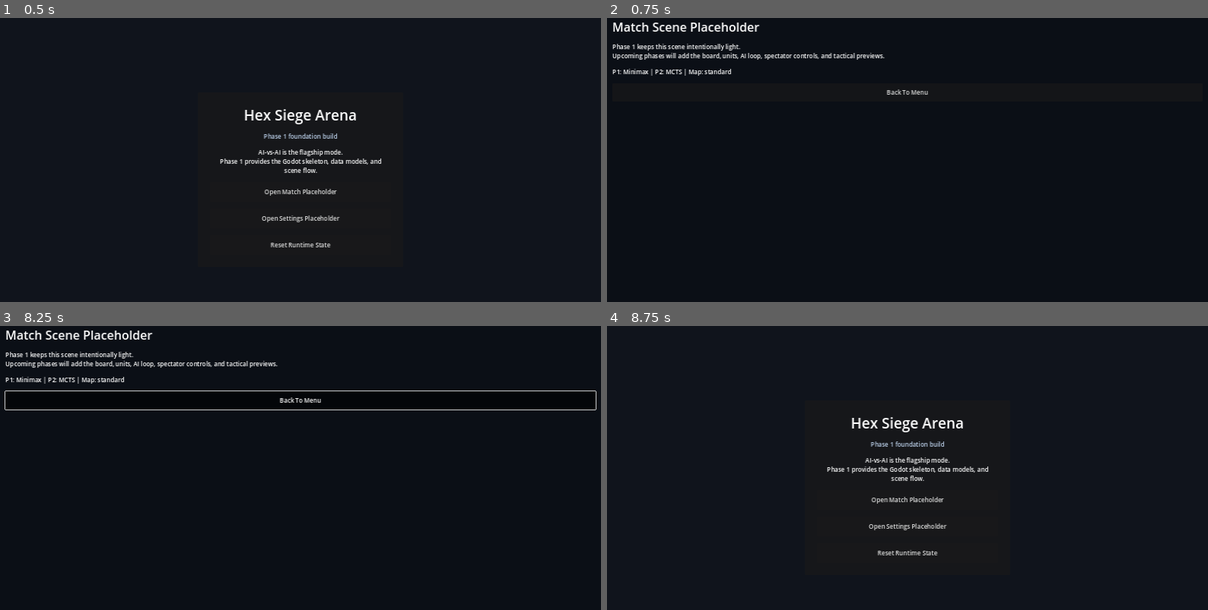
Above: before the commit, frames 1-4 (two rows, left to right).
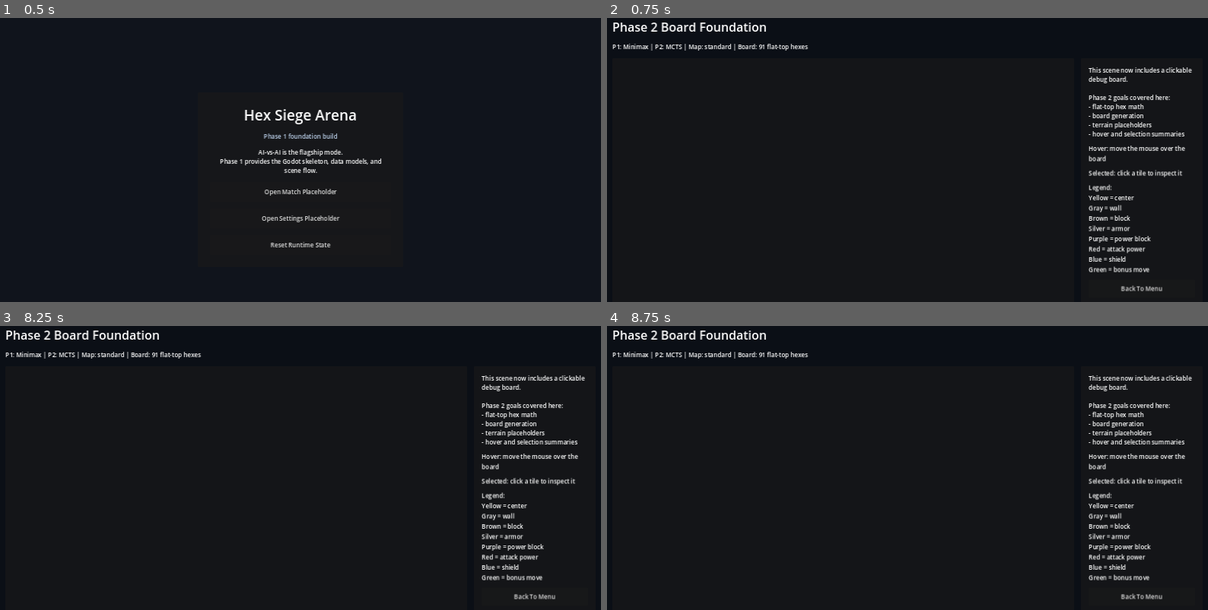
Above: after the commit, the same moments.

Repository: Arvi-Saleque/Hex-Siege-Arena
Game: Godot game, scene res://scenes/boot/boot.tscn
Two runs of this game, one before a commit and one after it. Both use one fixed random seed, a clock stepped at 60 frames per second and the inputs below.
Inputs (mouse positions are in pixels of both pictures, inside the frame that each line leads up to):
- Up to frame 1 (0.5 s): no input
- Up to frame 2 (0.75 s): click "Open Match Placeholder" at 0.5 s
- Up to frame 3 (8.25 s): click "Back To Menu" at 1.25 s; click "Open Match Placeholder" at 2 s; tap A every 0.75 s from 2.75 to 6.5 s; move the mouse to (432, 470) at 2.77 s; click (432, 470) at 2.92 s; move the mouse to (180, 504) at 3.52 s; click (180, 504) at 3.67 s; move the mouse to (360, 411) at 4.27 s; click (360, 411) at 4.42 s; move the mouse to (270, 556) at 5.02 s; click (270, 556) at 5.17 s; move the mouse to (480, 539) at 5.77 s; click (480, 539) at 5.92 s; move the mouse to (120, 436) at 6.52 s; click (120, 436) at 6.67 s; move the mouse to (330, 487) at 7.27 s; click (330, 487) at 7.42 s; move the mouse to (210, 402) at 8.02 s; click (210, 402) at 8.17 s
- Up to frame 4 (8.75 s): no input

Frame 1 is identical in both runs. In frame 2, 4.0% of the frame differs, in the area x 0-98%, y 1-97%; in frame 3, 4.6%, in the area x 0-100%, y 1-97%; in frame 4, 4.5%.
Error after the commit: Parse Error: Cannot infer the type of "vector" variable because the value doesn't have a set type. (res://scripts/core/hex_coord.gd:32)

Commit message:
phase2: add flat-top hex math and board generation

Diff:
--- /dev/null
+++ b/scripts/board/board_debug_view.gd
@@ -0,0 +1,108 @@
+class_name BoardDebugView
+extends Node2D
+
+signal hovered_cell_changed(summary: String)
+signal selected_cell_changed(summary: String)
+
+const COLOR_BY_TYPE := {
+	GameTypes.CellType.EMPTY: Color("232a37"),
+	GameTypes.CellType.CENTER: Color("e7be37"),
+	GameTypes.CellType.WALL: Color("5b6475"),
+	GameTypes.CellType.BLOCK: Color("7a5933"),
+	GameTypes.CellType.ARMOR_BLOCK: Color("a8b0bd"),
+	GameTypes.CellType.POWER_BLOCK: Color("9757c9"),
+	GameTypes.CellType.POWER_ATTACK: Color("e64f67"),
+	GameTypes.CellType.POWER_SHIELD: Color("5fa8ff"),
+	GameTypes.CellType.POWER_BONUS_MOVE: Color("57d477"),
+}
+
+var hex_size: float = 34.0
+var board_state: BoardState = BoardState.new()
+var hovered_key: String = ""
+var selected_key: String = ""
+
+
+func _ready() -> void:
+	board_state.create_phase2_debug_terrain()
+	set_process_unhandled_input(true)
+	queue_redraw()
+
+
+func _unhandled_input(event: InputEvent) -> void:
+	if event is InputEventMouseMotion:
+		_update_hover(to_local(event.position))
+	elif event is InputEventMouseButton and event.pressed and event.button_index == MOUSE_BUTTON_LEFT:
+		_select_hex(to_local(event.position))
+
+
+func _draw() -> void:
+	for cell: CellData in board_state.cells.values():
+		var center := cell.coord.to_world_flat(hex_size)
+		var fill := COLOR_BY_TYPE.get(cell.cell_type, Color.DIM_GRAY)
+		if cell.coord.key() == hovered_key:
+			fill = fill.lerp(Color.WHITE, 0.18)
+		if cell.coord.key() == selected_key:
+			fill = fill.lerp(Color("67f0ff"), 0.35)
+
+		var points := _hex_points(center)
+		draw_colored_polygon(points, fill)
+		var outline := points.duplicate()
+		outline.append(points[0])
+		draw_polyline(outline, Color("0f131a"), 2.0, true)
+
+
+func _hex_points(center: Vector2) -> PackedVector2Array:
+	var points := PackedVector2Array()
+	for index in range(6):
+		var angle := deg_to_rad(60.0 * index)
+		points.append(center + Vector2(cos(angle), sin(angle)) * hex_size)
+	return points
+
+
+func _update_hover(local_position: Vector2) -> void:
+	var coord := HexCoord.from_world_flat(local_position, hex_size)
+	var new_key := coord.key() if board_state.has_cell(coord) else ""
+	if new_key == hovered_key:
+		return
+	hovered_key = new_key
+	hovered_cell_changed.emit(_build_summary(coord, board_state.get_cell(coord)) if new_key != "" else "Hover: outside board")
+	queue_redraw()
+
+
+func _select_hex(local_position: Vector2) -> void:
+	var coord := HexCoord.from_world_flat(local_position, hex_size)
+	if not board_state.has_cell(coord):
+		return
+	selected_key = coord.key()
+	selected_cell_changed.emit(_build_summary(coord, board_state.get_cell(coord)))
+	queue_redraw()
+
+
+func _build_summary(coord: HexCoord, cell: CellData) -> String:
+	if cell == null:
+		return "No cell"
+	return "Hex %s | %s | HP %d" % [coord.key(), _type_label(cell.cell_type), cell.hp]
+
+
+func _type_label(cell_type: int) -> String:
+	match cell_type:
+		GameTypes.CellType.EMPTY:
+			return "Empty"
+		GameTypes.CellType.CENTER:
+			return "Center"
+		GameTypes.CellType.WALL:
+			return "Wall"
+		GameTypes.CellType.BLOCK:
+			return "Block"
+		GameTypes.CellType.ARMOR_BLOCK:
+			return "Armor Block"
+		GameTypes.CellType.POWER_BLOCK:
+			return "Power Block"
+		GameTypes.CellType.POWER_ATTACK:
+			return "Power Attack"
+		GameTypes.CellType.POWER_SHIELD:
+			return "Power Shield"
+		GameTypes.CellType.POWER_BONUS_MOVE:
+			return "Power Bonus Move"
+		_:
+			return "Unknown"
--- a/scripts/board/board_state.gd
+++ b/scripts/board/board_state.gd
@@ -9,6 +9,14 @@
 
 func _init(p_rings: int = DEFAULT_RINGS) -> void:
 	rings = p_rings
+	generate_empty_board()
+
+
+func generate_empty_board() -> void:
+	cells.clear()
+	for coord: HexCoord in HexCoord.all_within_rings(rings):
+		var cell_type := GameTypes.CellType.CENTER if coord.q == 0 and coord.r == 0 else GameTypes.CellType.EMPTY
+		set_cell(CellData.new(coord, cell_type))
 
 
 func set_cell(cell: CellData) -> void:
@@ -23,8 +31,28 @@
 	return cells.has(coord.key())
 
 
+func set_cell_type(coord: HexCoord, cell_type: int) -> void:
+	var cell := get_cell(coord)
+	if cell == null:
+		cell = CellData.new(coord, cell_type)
+		set_cell(cell)
+	else:
+		cell.set_type(cell_type)
+
+
+func create_phase2_debug_terrain() -> void:
+	set_cell_type(HexCoord.new(1, 0), GameTypes.CellType.WALL)
+	set_cell_type(HexCoord.new(-1, 0), GameTypes.CellType.BLOCK)
+	set_cell_type(HexCoord.new(0, -1), GameTypes.CellType.ARMOR_BLOCK)
+	set_cell_type(HexCoord.new(0, 1), GameTypes.CellType.POWER_BLOCK)
+	set_cell_type(HexCoord.new(2, -1), GameTypes.CellType.POWER_ATTACK)
+	set_cell_type(HexCoord.new(-2, 1), GameTypes.CellType.POWER_SHIELD)
+	set_cell_type(HexCoord.new(1, -2), GameTypes.CellType.POWER_BONUS_MOVE)
+
+
 func clone() -> BoardState:
 	var duplicate := BoardState.new(rings)
+	duplicate.cells.clear()
 	for key: String in cells.keys():
 		duplicate.cells[key] = (cells[key] as CellData).clone()
 	return duplicate
--- a/scripts/board/cell_data.gd
+++ b/scripts/board/cell_data.gd
@@ -1,5 +1,17 @@
 class_name CellData
 extends Resource
+
+const TYPE_HP := {
+	GameTypes.CellType.EMPTY: 0,
+	GameTypes.CellType.CENTER: 0,
+	GameTypes.CellType.WALL: 0,
+	GameTypes.CellType.BLOCK: 2,
+	GameTypes.CellType.ARMOR_BLOCK: 3,
+	GameTypes.CellType.POWER_BLOCK: 2,
+	GameTypes.CellType.POWER_ATTACK: 0,
+	GameTypes.CellType.POWER_SHIELD: 0,
+	GameTypes.CellType.POWER_BONUS_MOVE: 0,
+}
 
 var coord: HexCoord
 var cell_type: int = GameTypes.CellType.EMPTY
@@ -9,8 +21,17 @@
 func _init(p_coord: HexCoord = null, p_cell_type: int = GameTypes.CellType.EMPTY, p_hp: int = 0) -> void:
 	coord = p_coord if p_coord != null else HexCoord.new()
 	cell_type = p_cell_type
-	hp = p_hp
+	hp = p_hp if p_hp > 0 else get_default_hp_for_type(p_cell_type)
 
 
 func clone() -> CellData:
 	return CellData.new(coord.clone(), cell_type, hp)
+
+
+func set_type(new_type: int) -> void:
+	cell_type = new_type
+	hp = get_default_hp_for_type(new_type)
+
+
+static func get_default_hp_for_type(query_type: int) -> int:
+	return TYPE_HP.get(query_type, 0)
--- a/scripts/core/hex_coord.gd
+++ b/scripts/core/hex_coord.gd
@@ -1,6 +1,7 @@
 class_name HexCoord
 extends RefCounted
 
+const SQRT_3 := 1.7320508075688772
 const DIRECTIONS := [
 	Vector2i(1, 0),
 	Vector2i(1, -1),
@@ -32,6 +33,13 @@
 	return HexCoord.new(q + vector.x, r + vector.y)
 
 
+func neighbors() -> Array:
+	var results := []
+	for direction in range(DIRECTIONS.size()):
+		results.append(neighbor(direction))
+	return results
+
+
 func distance_to(other: HexCoord) -> int:
 	var s := -q - r
 	var other_s := -other.q - other.r
@@ -53,5 +61,54 @@
 	return q == other.q and r == other.r
 
 
+func to_world_flat(hex_size: float) -> Vector2:
+	var x := hex_size * 1.5 * float(q)
+	var y := hex_size * SQRT_3 * (float(r) + float(q) * 0.5)
+	return Vector2(x, y)
+
+
+func raycast(direction: int, max_range: int) -> Array:
+	var results := []
+	var current := clone()
+	for _step in range(max_range):
+		current = current.neighbor(direction)
+		results.append(current)
+	return results
+
+
+static func from_world_flat(world_position: Vector2, hex_size: float) -> HexCoord:
+	var qf := (2.0 / 3.0 * world_position.x) / hex_size
+	var rf := ((-1.0 / 3.0) * world_position.x + (SQRT_3 / 3.0) * world_position.y) / hex_size
+	return HexCoord.round_axial(qf, rf)
+
+
+static func round_axial(qf: float, rf: float) -> HexCoord:
+	var sf := -qf - rf
+	var rq := roundi(qf)
+	var rr := roundi(rf)
+	var rs := roundi(sf)
+
+	var q_diff := abs(rq - qf)
+	var r_diff := abs(rr - rf)
+	var s_diff := abs(rs - sf)
+
+	if q_diff > r_diff and q_diff > s_diff:
+		rq = -rr - rs
+	elif r_diff > s_diff:
+		rr = -rq - rs
+
+	return HexCoord.new(rq, rr)
+
+
+static func all_within_rings(rings: int) -> Array:
+	var results := []
+	for axial_q in range(-rings, rings + 1):
+		var min_r := maxi(-rings, -axial_q - rings)
+		var max_r := mini(rings, -axial_q + rings)
+		for axial_r in range(min_r, max_r + 1):
+			results.append(HexCoord.new(axial_q, axial_r))
+	return results
+
+
 func _to_string() -> String:
 	return "HexCoord(%d, %d)" % [q, r]
--- a/scripts/ui/match_root.gd
+++ b/scripts/ui/match_root.gd
@@ -1,6 +1,10 @@
 extends Control
 
 const MENU_SCENE := "res://scenes/menu/main_menu.tscn"
+
+var _board_view: BoardDebugView
+var _hover_label: Label
+var _selected_label: Label
 
 
 func _ready() -> void:
@@ -26,29 +30,83 @@
 	root_margin.add_child(layout)
 
 	var title := Label.new()
-	title.text = "Match Scene Placeholder"
+	title.text = "Phase 2 Board Foundation"
 	title.add_theme_font_size_override("font_size", 32)
 	layout.add_child(title)
 
-	var info := RichTextLabel.new()
-	info.fit_content = true
-	info.scroll_active = false
-	info.text = "Phase 1 keeps this scene intentionally light.\nUpcoming phases will add the board, units, AI loop, spectator controls, and tactical previews."
-	layout.add_child(info)
-
-	var config_summary := Label.new()
-	config_summary.text = "P1: %s | P2: %s | Map: %s" % [
+	var top_info := Label.new()
+	top_info.text = "P1: %s | P2: %s | Map: %s | Board: 91 flat-top hexes" % [
 		_controller_label(AppState.current_match_config.player_one_ai.controller_type),
 		_controller_label(AppState.current_match_config.player_two_ai.controller_type),
 		AppState.current_match_config.map_id,
 	]
-	layout.add_child(config_summary)
+	layout.add_child(top_info)
+
+	var content := HBoxContainer.new()
+	content.size_flags_vertical = Control.SIZE_EXPAND_FILL
+	content.size_flags_horizontal = Control.SIZE_EXPAND_FILL
+	content.add_theme_constant_override("separation", 18)
+	layout.add_child(content)
+
+	var board_panel := PanelContainer.new()
+	board_panel.size_flags_horizontal = Control.SIZE_EXPAND_FILL
+	board_panel.size_flags_vertical = Control.SIZE_EXPAND_FILL
+	content.add_child(board_panel)
+
+	var board_margin := MarginContainer.new()
+	board_margin.add_theme_constant_override("margin_left", 18)
+	board_margin.add_theme_constant_override("margin_top", 18)
+	board_margin.add_theme_constant_override("margin_right", 18)
+	board_margin.add_theme_constant_override("margin_bottom", 18)
+	board_panel.add_child(board_margin)
+
+	_board_view = BoardDebugView.new()
+	_board_view.position = Vector2(460, 320)
+	_board_view.hovered_cell_changed.connect(_on_hover_summary_changed)
+	_board_view.selected_cell_changed.connect(_on_selected_summary_changed)
+	board_margin.add_child(_board_view)
+
+	var sidebar := PanelContainer.new()
+	sidebar.custom_minimum_size = Vector2(320, 0)
+	content.add_child(sidebar)
+
+	var sidebar_margin := MarginContainer.new()
+	sidebar_margin.add_theme_constant_override("margin_left", 20)
+	sidebar_margin.add_theme_constant_override("margin_top", 20)
+	sidebar_margin.add_theme_constant_override("margin_right", 20)
+	sidebar_margin.add_theme_constant_override("margin_bottom", 20)
+	sidebar.add_child(sidebar_margin)
+
+	var sidebar_layout := VBoxContainer.new()
+	sidebar_layout.add_theme_constant_override("separation", 14)
+	sidebar_margin.add_child(sidebar_layout)
+
+	var phase_info := RichTextLabel.new()
+	phase_info.fit_content = true
+	phase_info.scroll_active = false
+	phase_info.text = "This scene now includes a clickable debug board.\n\nPhase 2 goals covered here:\n- flat-top hex math\n- board generation\n- terrain placeholders\n- hover and selection summaries"
+	sidebar_layout.add_child(phase_info)
+
+	_hover_label = Label.new()
+	_hover_label.text = "Hover: move the mouse over the board"
+	_hover_label.autowrap_mode = TextServer.AUTOWRAP_WORD_SMART
+	sidebar_layout.add_child(_hover_label)
+
+	_selected_label = Label.new()
+	_selected_label.text = "Selected: click a tile to inspect it"
+	_selected_label.autowrap_mode = TextServer.AUTOWRAP_WORD_SMART
+	sidebar_layout.add_child(_selected_label)
+
+	var legend := Label.new()
+	legend.text = "Legend:\nYellow = center\nGray = wall\nBrown = block\nSilver = armor\nPurple = power block\nRed = attack power\nBlue = shield\nGreen = bonus move"
+	legend.autowrap_mode = TextServer.AUTOWRAP_WORD_SMART
+	sidebar_layout.add_child(legend)
 
 	var back_button := Button.new()
 	back_button.text = "Back To Menu"
 	back_button.custom_minimum_size = Vector2(220, 48)
 	back_button.pressed.connect(_on_back_pressed)
-	layout.add_child(back_button)
+	sidebar_layout.add_child(back_button)
 
 
 func _controller_label(controller_type: int) -> String:
@@ -65,3 +123,11 @@
 
 func _on_back_pressed() -> void:
 	get_tree().change_scene_to_file(MENU_SCENE)
+
+
+func _on_hover_summary_changed(summary: String) -> void:
+	_hover_label.text = "Hover: %s" % summary
+
+
+func _on_selected_summary_changed(summary: String) -> void:
+	_selected_label.text = "Selected: %s" % summary
Not shown, changed: update.md
